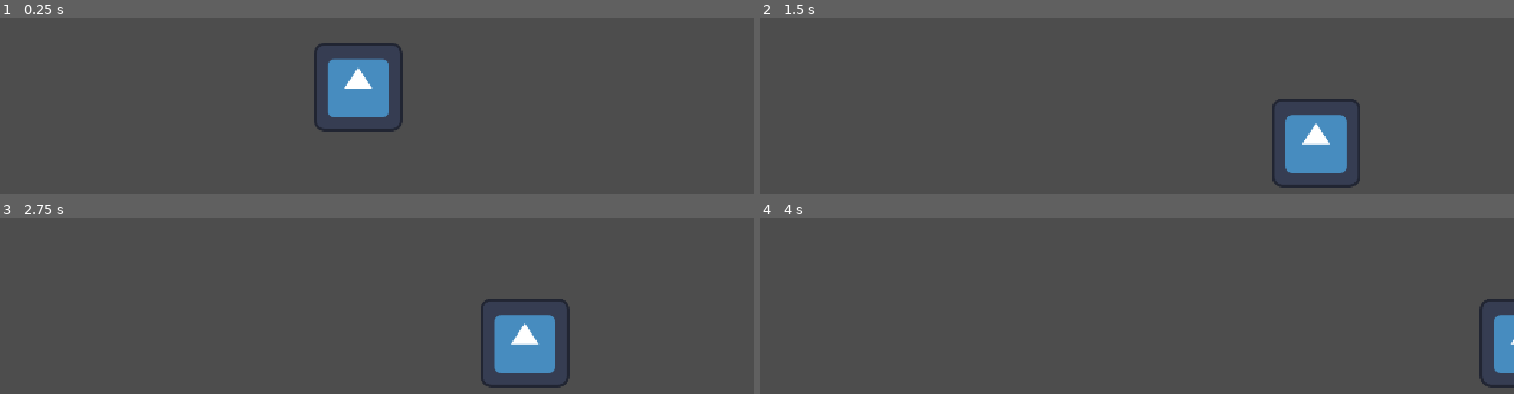
Above: before the commit, frames 1-4 (two rows, left to right).
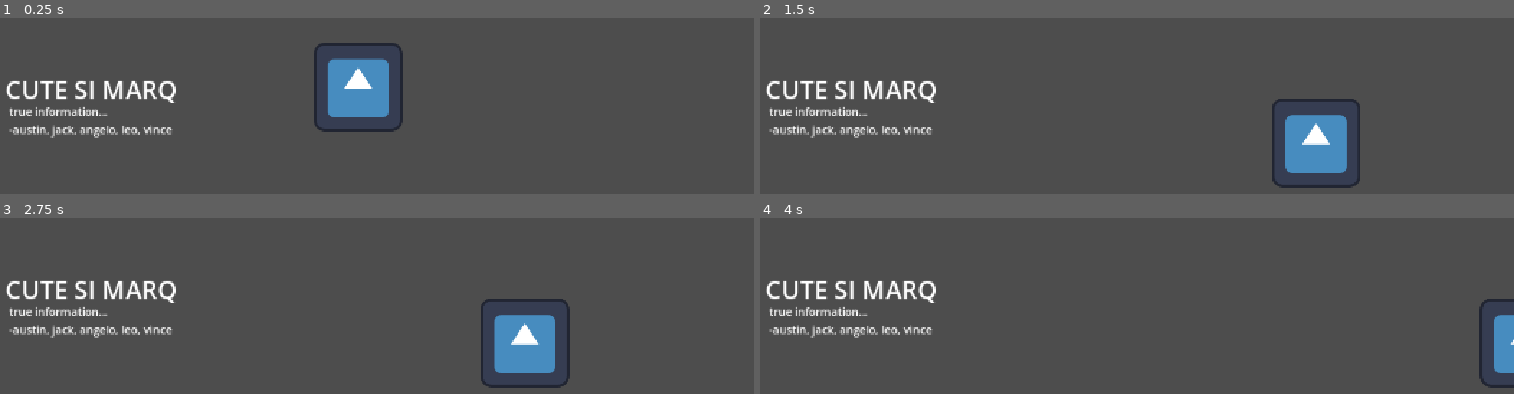
Above: after the commit, the same moments.

Repository: milkeotothemoon/GMTK-26---Boys-at-the-Back
Game: Godot game, scene res://scenes/Main.tscn
Same seed, same stepped clock (60 frames per second), same inputs: the game is played once before the commit and once after it. The engine's default icon, where the game draws it, is replaced by a stand-in: a white triangle on a blue panel in a dark square.
Inputs:
- Up to frame 1 (0.25 s): no input
- Up to frame 2 (1.5 s): tap Enter (ui_accept) at 0.5, 0.77 s; hold Right (ui_right) from 0.53 s (still down)
- Up to frame 3 (2.75 s): tap Enter (ui_accept) at 1.52 s; release Right (ui_right) at 2.03 s; hold Left (ui_left) from 2.03 s (still down)
- Up to frame 4 (4 s): release Left (ui_left) at 2.78 s; hold Right (ui_right) from 2.78 s (still down); tap Enter (ui_accept) at 3.02, 3.77 s

The runs differ from the first frame. In frame 1, 2.2% of the frame differs, in the area x 0-24%, y 35-69%; in frame 2, 2.2%; in frame 3, 2.2%; in frame 4, 2.2%.

Commit message:
Update Main.tscn

Diff:
--- a/scenes/Main.tscn
+++ b/scenes/Main.tscn
@@ -17,3 +17,24 @@
 
 [node name="CollisionShape2D" type="CollisionShape2D" parent="Area2D" unique_id=848551462]
 shape = SubResource("WorldBoundaryShape2D_elqb8")
+
+[node name="Node2D" type="Node2D" parent="." unique_id=1129602810]
+
+[node name="Label" type="Label" parent="Node2D" unique_id=1030941677]
+offset_left = 59.0
+offset_top = 93.0
+offset_right = 338.0
+offset_bottom = 200.0
+theme_override_font_sizes/font_size = 36
+text = "CUTE SI MARQ"
+horizontal_alignment = 1
+vertical_alignment = 1
+
+[node name="Label2" type="Label" parent="Node2D" unique_id=408080440]
+offset_left = 79.0
+offset_top = 160.0
+offset_right = 313.0
+offset_bottom = 222.0
+text = "true information...
+-austin, jack, angelo, leo, vince"
+vertical_alignment = 1
